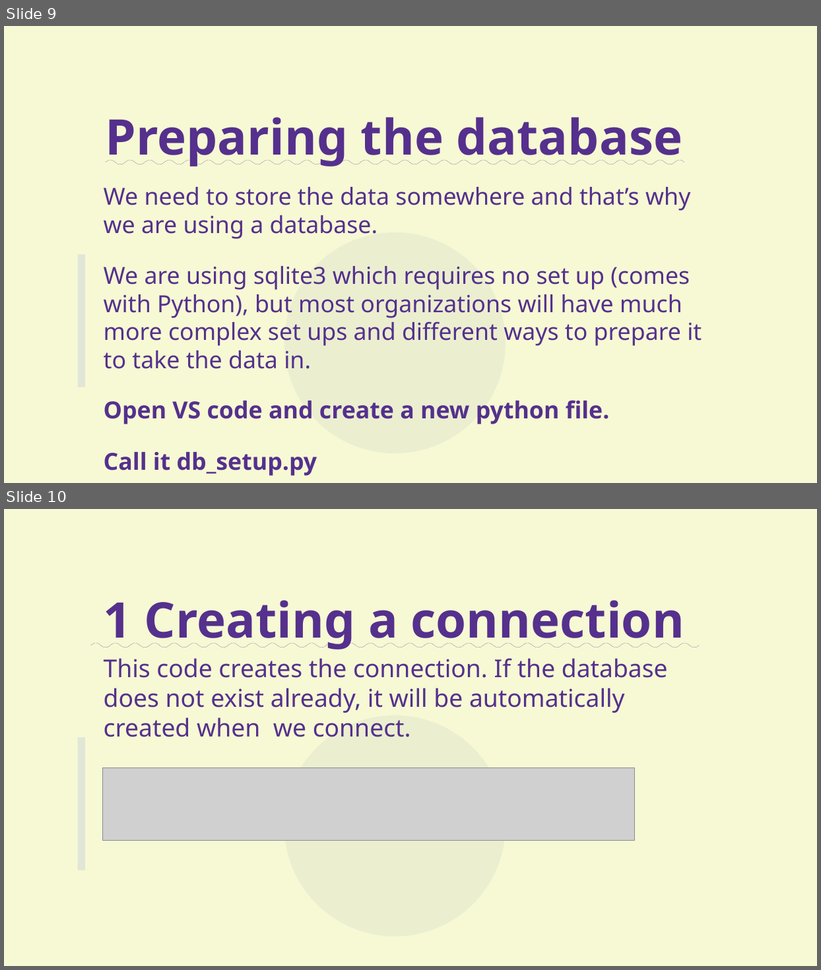
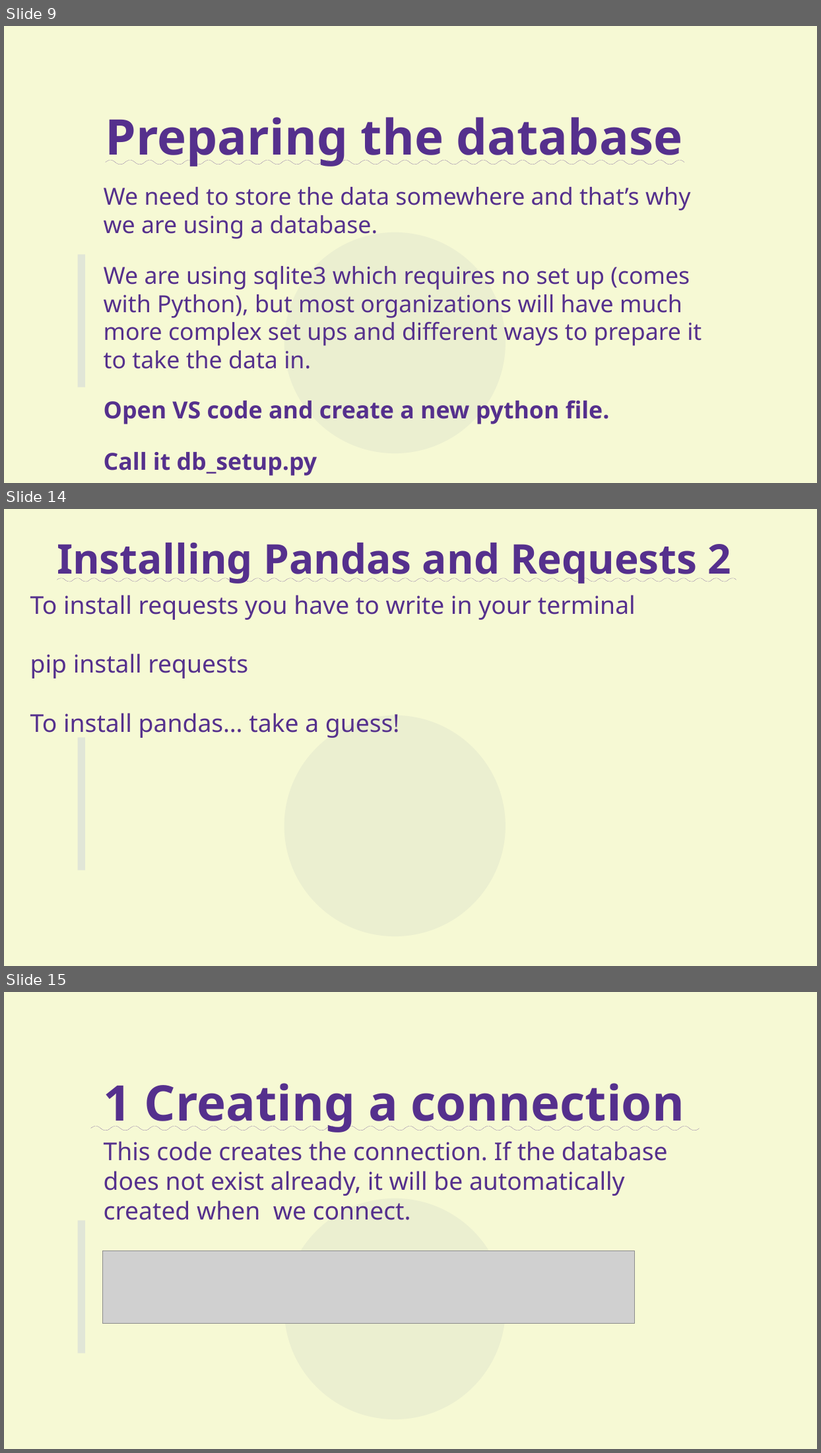
Before and after one commit to aram-de/aas_workshop_pub, a slide deck: presentation_KhanRev.odp. Shown one above the other, each under a label of ours: slides 9 and 10 before the commit, slides 9, 14 and 15 after it; the slides between them are not shown. The pictures are 821x970 and 821x1453 pixels, drawn with LibreOffice and Linux fonts; fonts in the diff are those of the drawing; grey boxes stand for pictures. Boxes give left, top, right and bottom in pixels: in the first picture for what was removed or moved away, otherwise in the second. Text is boxed around its words. In the diff, an @@ line names an element or a change of style, - is before the commit and + after.

```diff
--- a/presentation_KhanRev.odp
+++ b/presentation_KhanRev.odp
@@ slide 14 added at [4,509,817,966], background #F6F9D4; not listed: 1 template element that a slide beside it also shows @@
@@ title added at [57,543,731,584], 40 pt, text #55308D, bold, underline @@
+Installing Pandas and Requests 2
@@ title added at [30,595,636,738], 24 pt, text #55308D @@
+To install requests you have to write in your terminal
+pip install requests
+To install pandas… take a guess!
@@ rectangle added at [78,738,85,871], fill #CED4DA at 50% opacity @@
@@ what was slide 10 is now slide 15 @@
```
Also in this commit, not shown: 2 slides changed, 4 other slides added, 1 slide removed.
